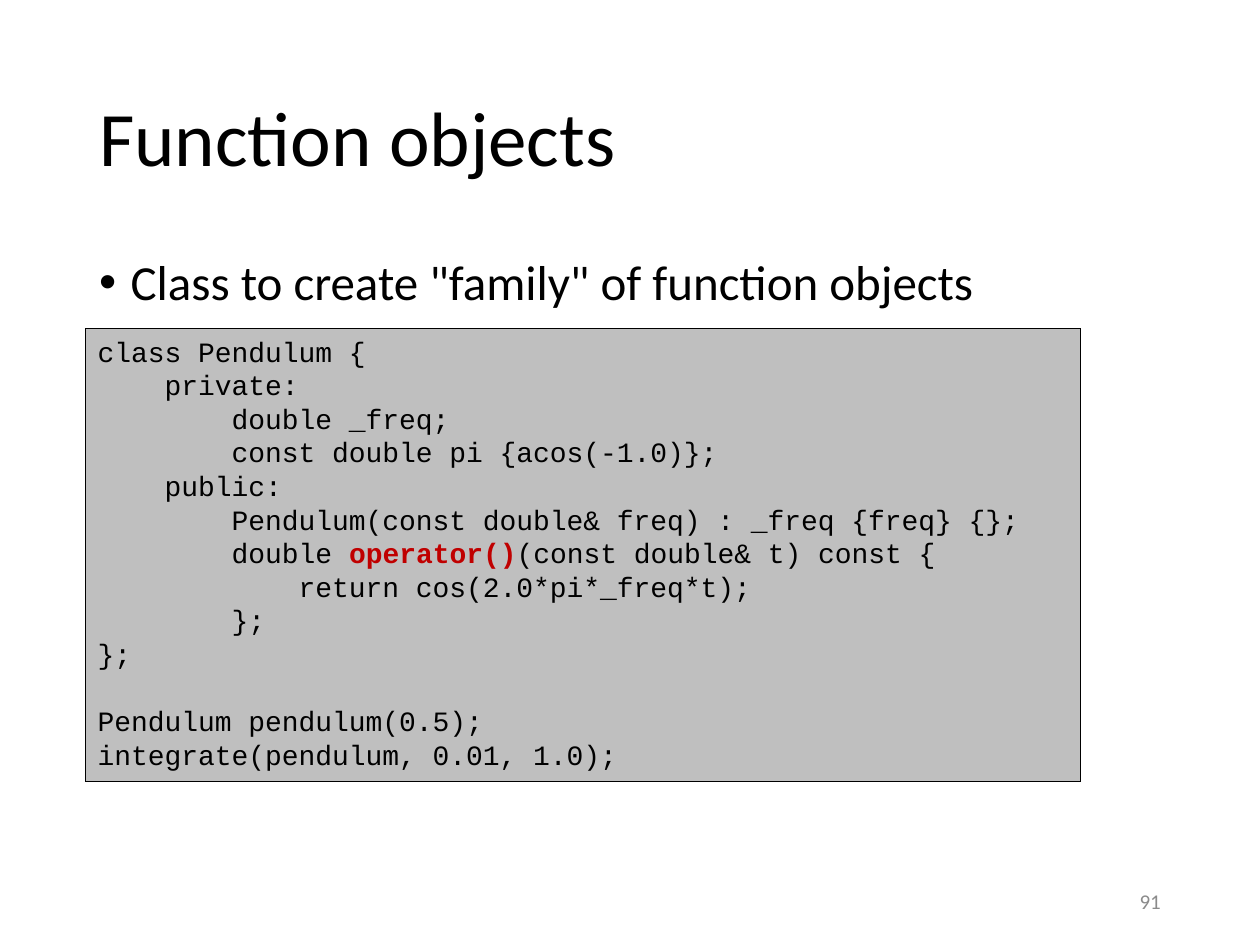
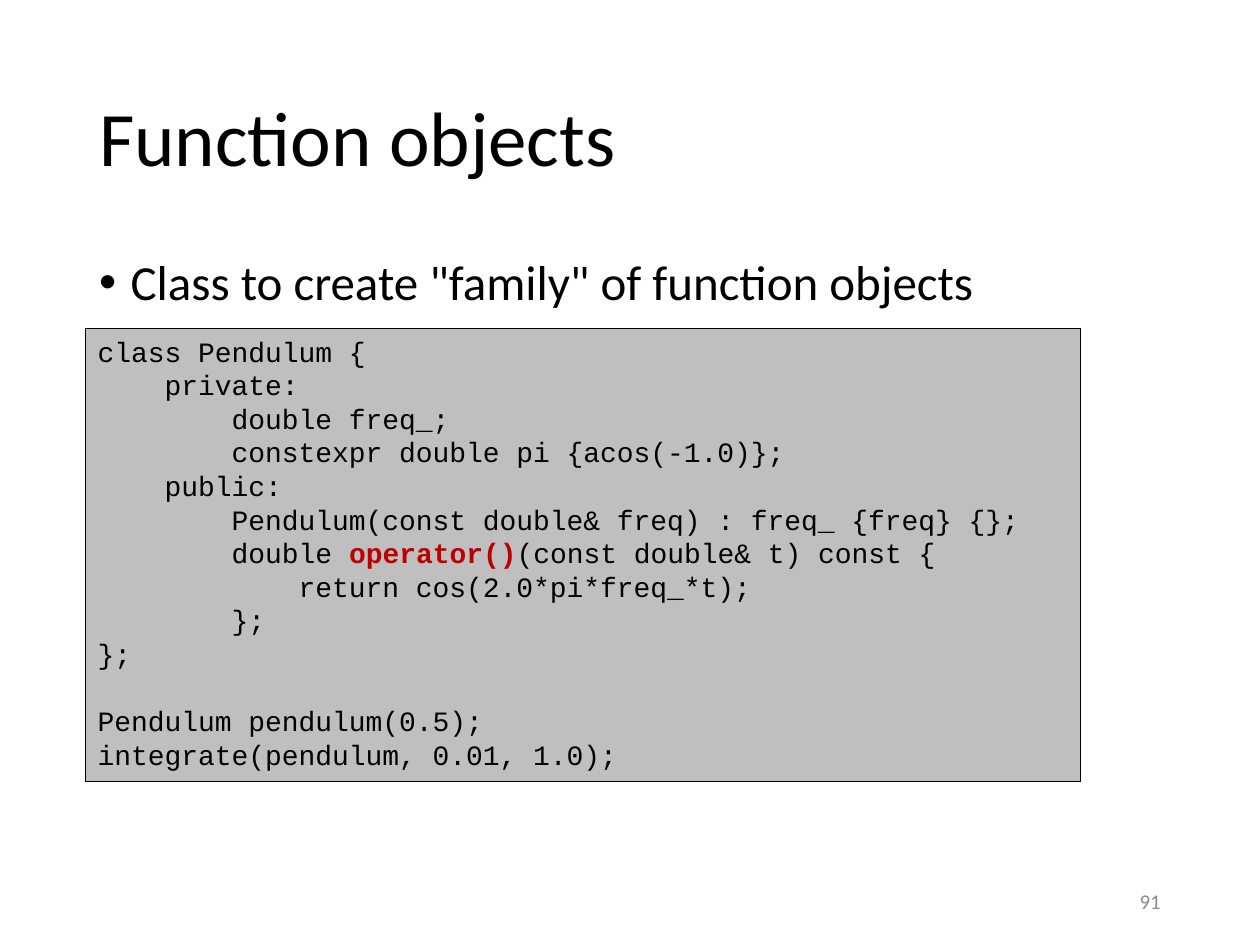
Before and after one commit to gjbex/training-material, a slide deck: slide 91 of CPlusPlus/scientific_cpp.pptx. Drawn at 1260x945 pixels with LibreOffice and Linux fonts; fonts in the diff are those of the drawing. Boxes give left, top, right and bottom in pixels: in the first picture for what was removed or moved away, otherwise in the second. Text is boxed around its words. In the diff, an @@ line names an element or a change of style, - is before the commit and + after.

```diff
--- a/CPlusPlus/scientific_cpp.pptx
+++ b/CPlusPlus/scientific_cpp.pptx
@@ text in rectangle at (232,409,785,468): text changed @@
-double _freq;
-const double pi {acos(-1.0)};
+double freq_;
+constexpr double pi {acos(-1.0)};
@@ text in rectangle at (232,510,952,536): text changed @@
-Pendulum(const double& freq) : _freq {freq} {};
+Pendulum(const double& freq) : freq_ {freq} {};
@@ text in rectangle at (299,577,751,603): text changed @@
-return cos(2.0*pi*_freq*t);
+return cos(2.0*pi*freq_*t);
```
Also in this commit, not shown: 12 other slides changed.
